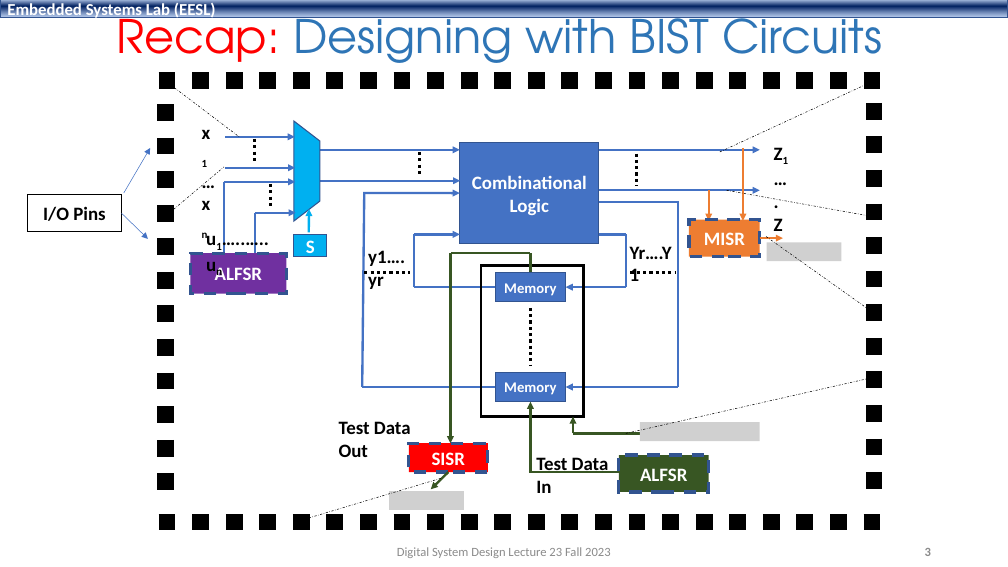
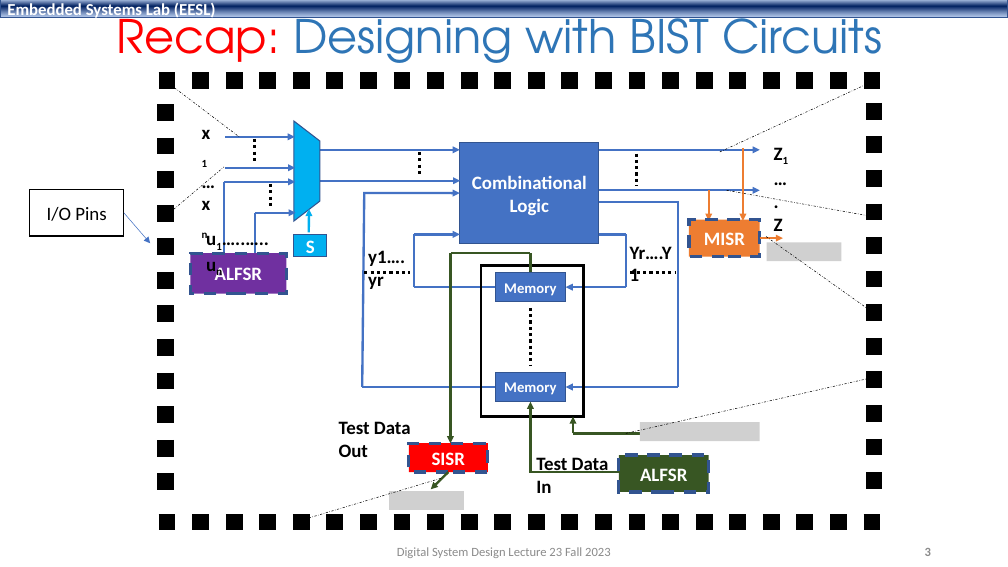
Before and after one commit to shahidmasud/shahidmasud.github.io, a slide deck: slide 3 of DSD_Lec24_Fall2023.ppsx. Drawn at 1008x567 pixels with LibreOffice and Linux fonts; fonts in the diff are those of the drawing; grey boxes stand for pictures; background and template pictures are left out. Boxes give left, top, right and bottom in pixels: in the first picture for what was removed or moved away, otherwise in the second. Text is boxed around its words. In the diff, an @@ line names an element or a change of style, - is before the commit and + after.

```diff
--- a/DSD_Lec24_Fall2023.ppsx
+++ b/DSD_Lec24_Fall2023.ppsx
@@ arrow removed from (124, 193) to (150, 148) @@
@@ rectangle "I/O Pins" resized from (x1=27, y1=195, x2=122, y2=232) to (x1=29, y1=190, x2=124, y2=237) @@
@@ rectangle "I/O Pins" at (x1=29, y1=190, x2=124, y2=237): bold off @@
@@ arrow moved from (122, 213) - (148, 239) to (124, 212) - (150, 243) @@
```
Also in this commit, not shown: 5 other slides changed, 2 slides added, 1 other file.
